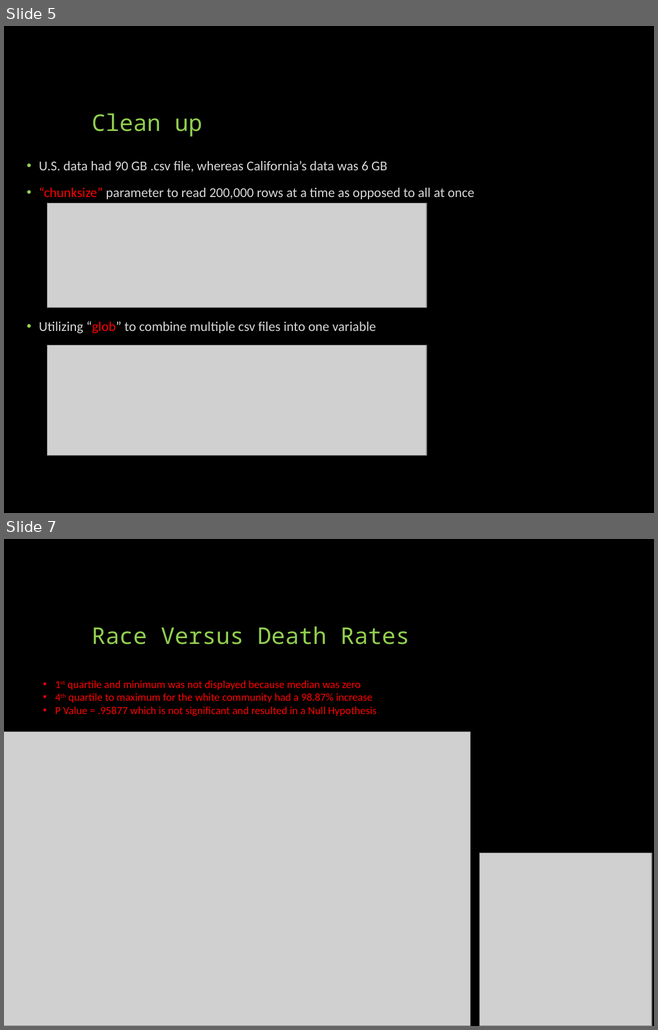
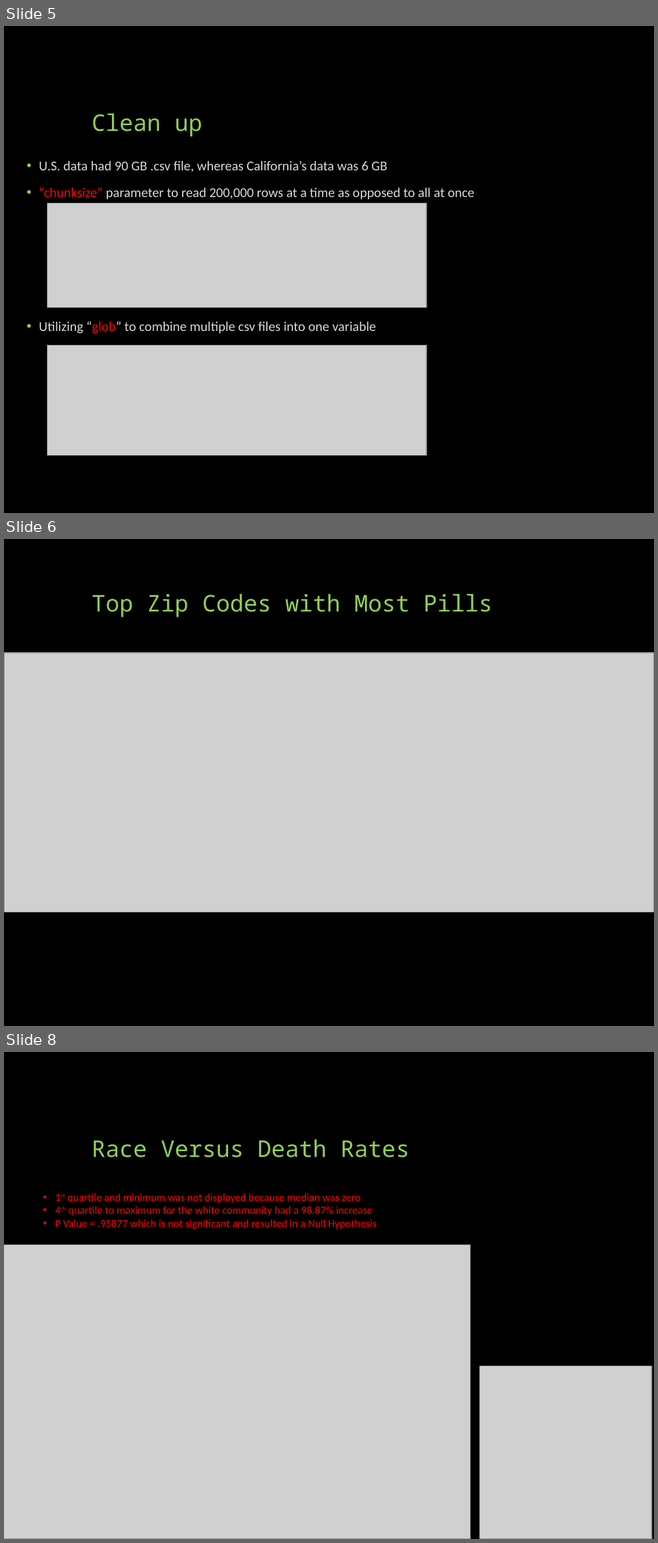
Before and after one commit to davidjaimes/pain-pills-in-the-usa, a slide deck: Prescription Pain Pills.pptx. Shown one above the other, each under a label of ours: slides 5 and 7 before the commit, slides 5, 6 and 8 after it; the slides between them are not shown. The pictures are 658x1030 and 658x1543 pixels, drawn with LibreOffice and Linux fonts; fonts in the diff are those of the drawing; grey boxes stand for pictures. Boxes give left, top, right and bottom in pixels: in the first picture for what was removed or moved away, otherwise in the second. Text is boxed around its words. In the diff, an @@ line names an element or a change of style, - is before the commit and + after.

```diff
--- a/Prescription Pain Pills.pptx
+++ b/Prescription Pain Pills.pptx
@@ slide 6 added at (x1=4, y1=539, x2=654, y2=1026), background #000000 @@
@@ title added at (x1=92, y1=594, x2=492, y2=617), 25.5 pt, text #92D050 @@
+Top Zip Codes with Most Pills
@@ picture added at (x1=4, y1=653, x2=654, y2=913) @@
@@ what was slide 7 is now slide 8 @@
```
Also in this commit, not shown: 3 slides changed, 2 other slides added, 2 slides removed, 9 other files.
